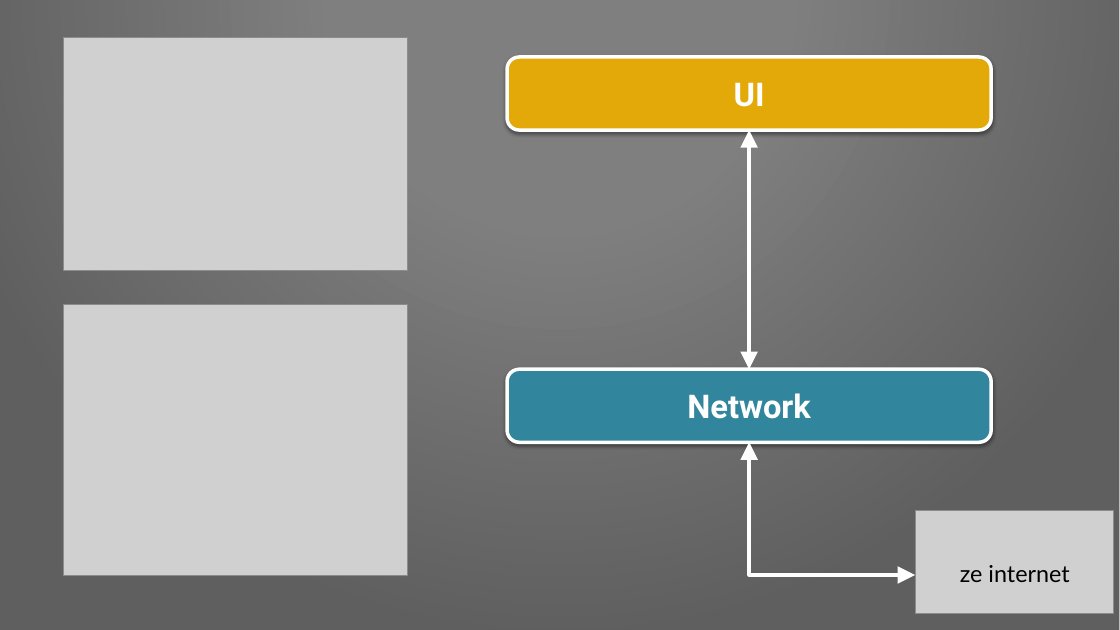
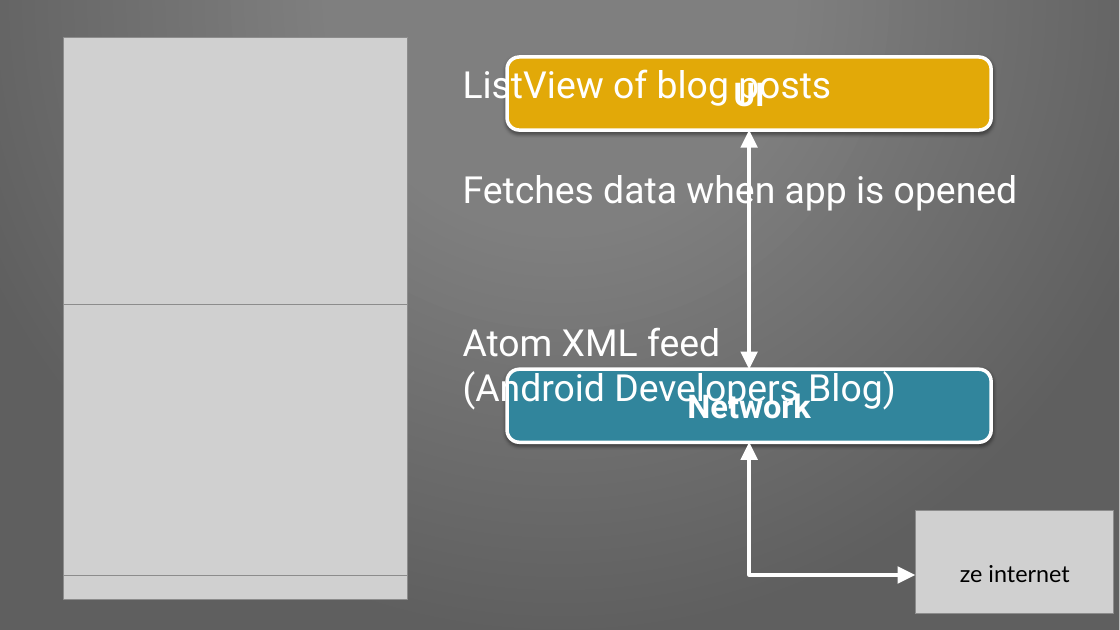
Before and after one commit to Pixplicity/sync-demo, a slide deck: slide 3 of I've been doing some syncing.pptx. Drawn at 1120x630 pixels with LibreOffice and Linux fonts; fonts in the diff are those of the drawing; grey boxes stand for pictures; background and template pictures are left out. Boxes give left, top, right and bottom in pixels: in the first picture for what was removed or moved away, otherwise in the second. Text is boxed around its words. In the diff, an @@ line names an element or a change of style, - is before the commit and + after.

```diff
--- a/I've been doing some syncing.pptx
+++ b/I've been doing some syncing.pptx
@@ picture added at (x1=64, y1=37, x2=408, y2=599) @@
@@ text added at (x1=463, y1=63, x2=1017, y2=212), 32 pt, text #FFFFFF @@
+ListView of blog posts
+Fetches data when app is opened
@@ text added at (x1=463, y1=327, x2=896, y2=410), 32 pt, text #FFFFFF @@
+Atom XML feed
+(Android Developers Blog)
```
Also in this commit, not shown: 4 other slides changed, 3 slides added, 1 slide removed.
